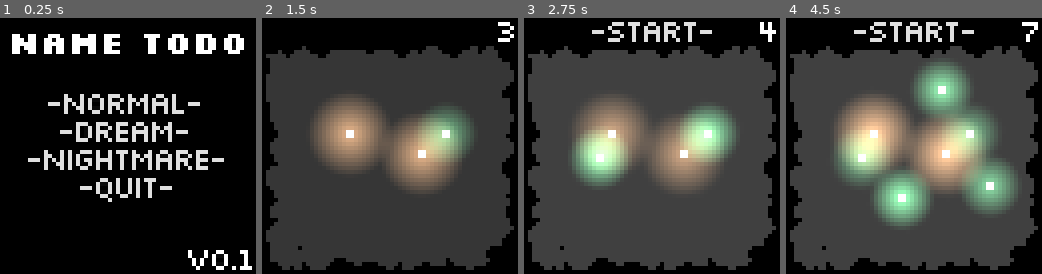
Above: before the commit, frames 1-4 (left to right).
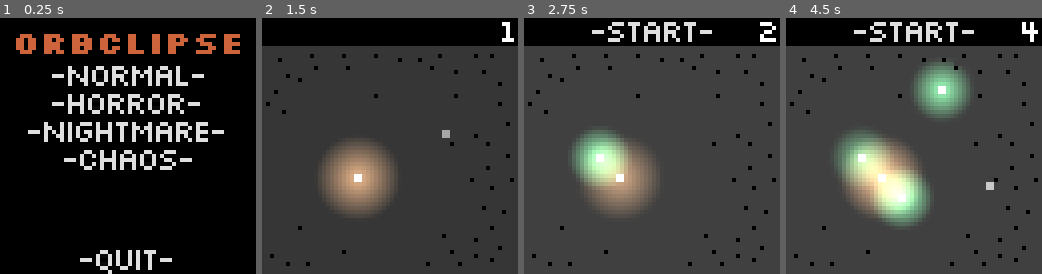
Above: after the commit, the same moments.

Repository: IceTyp/Voidvasion
Game: Godot game, scene res://src/user_interface/main_menu.tscn
The game is run twice, just before and just after one commit, with the same random seed, the same clock (stepped at 60 frames per second) and the same inputs.
Inputs (mouse positions are in pixels of both pictures, inside the frame that each line leads up to):
- Up to frame 1 (0.25 s): no input
- Up to frame 2 (1.5 s): click (390, 158) at 0.5 s, where only the run after the commit has a clickable "-Chaos-"; move the mouse to (446, 133) at 1.27 s; click (446, 133) at 1.42 s
- Up to frame 3 (2.75 s): move the mouse to (600, 158) at 2.02 s; click (600, 158) at 2.17 s
- Up to frame 4 (4.5 s): move the mouse to (939, 89) at 2.77 s; click (939, 89) at 2.92 s; tap Enter at 3.5 s; move the mouse to (901, 197) at 3.52 s; click (901, 197) at 3.67 s; tap Space at 4.25 s; move the mouse to (990, 184) at 4.27 s; click (990, 184) at 4.42 s

The runs differ from the first frame. In frame 1, 15% of the frame differs, in the area x 4-99%, y 6-100%; in frame 2, 32%; in frame 3, 31%; in frame 4, 36%, in the area x 0-100%, y 1-100%.

Commit message:
improve menus

Diff:
--- a/godot/src/user_interface/game_end_screen.gd
+++ b/godot/src/user_interface/game_end_screen.gd
@@ -13,8 +13,8 @@
 
 var result := "No message...": set = update_result
 
-@onready var rich_text_label: RichTextLabel = $RichTextLabel
-@onready var button_new_game: Button = $VBoxContainer/ButtonNewGame
+@onready var rich_text_label: RichTextLabel = %RichTextLabel
+@onready var button_new_game: Button = %ButtonNewGame
 @onready var mouse_blocker: ColorRect = $MouseBlocker
 
 
--- a/godot/src/user_interface/game_end_screen.tscn
+++ b/godot/src/user_interface/game_end_screen.tscn
@@ -26,16 +26,17 @@
 grow_vertical = 2
 color = Color(0, 0, 0, 1)
 
-[node name="RichTextLabel" type="RichTextLabel" parent="."]
+[node name="VBoxContainer2" type="VBoxContainer" parent="."]
 layout_mode = 1
-anchors_preset = 5
-anchor_left = 0.5
-anchor_right = 0.5
-offset_left = -18.0
-offset_right = 18.0
-offset_bottom = 7.0
+anchors_preset = 15
+anchor_right = 1.0
+anchor_bottom = 1.0
 grow_horizontal = 2
-size_flags_vertical = 3
+grow_vertical = 2
+
+[node name="RichTextLabel" type="RichTextLabel" parent="VBoxContainer2"]
+unique_name_in_owner = true
+layout_mode = 2
 bbcode_enabled = true
 text = "[center][color=#ce643b][ghost freq=5, span=3]Angel Of Light[/ghost][/color][/center]
 Orbs: 5"
@@ -44,27 +45,24 @@
 autowrap_mode = 0
 custom_effects = [ExtResource("3_kh0n8")]
 
-[node name="VBoxContainer" type="VBoxContainer" parent="."]
-layout_mode = 1
-anchors_preset = 15
-anchor_right = 1.0
-anchor_bottom = 1.0
-offset_bottom = -8.0
-grow_horizontal = 2
-grow_vertical = 2
-alignment = 2
+[node name="VBoxContainer" type="VBoxContainer" parent="VBoxContainer2"]
+layout_mode = 2
+size_flags_vertical = 3
+alignment = 1
 
-[node name="ButtonNewGame" type="Button" parent="VBoxContainer"]
-layout_mode = 2
-text = "Try Again"
-
-[node name="ButtonCopy" type="Button" parent="VBoxContainer"]
+[node name="ButtonCopy" type="Button" parent="VBoxContainer2/VBoxContainer"]
+unique_name_in_owner = true
 layout_mode = 2
 size_flags_vertical = 8
 text = "Copy"
 
-[node name="ButtonQuit" parent="." instance=ExtResource("4_gjsl7")]
-layout_mode = 1
+[node name="ButtonNewGame" type="Button" parent="VBoxContainer2/VBoxContainer"]
+unique_name_in_owner = true
+layout_mode = 2
+text = "Try Again"
+
+[node name="ButtonQuit" parent="VBoxContainer2" instance=ExtResource("4_gjsl7")]
+layout_mode = 2
 
 [node name="MouseBlocker" type="ColorRect" parent="."]
 visible = false
@@ -76,5 +74,5 @@
 grow_vertical = 2
 color = Color(1, 1, 1, 0)
 
-[connection signal="pressed" from="VBoxContainer/ButtonNewGame" to="." method="_on_button_new_game_pressed"]
-[connection signal="pressed" from="VBoxContainer/ButtonCopy" to="." method="_on_button_copy_pressed"]
+[connection signal="pressed" from="VBoxContainer2/VBoxContainer/ButtonCopy" to="." method="_on_button_copy_pressed"]
+[connection signal="pressed" from="VBoxContainer2/VBoxContainer/ButtonNewGame" to="." method="_on_button_new_game_pressed"]
--- a/godot/src/user_interface/main_menu.tscn
+++ b/godot/src/user_interface/main_menu.tscn
@@ -26,14 +26,6 @@
 grow_vertical = 2
 color = Color(0, 0, 0, 1)
 
-[node name="Label" type="Label" parent="."]
-layout_mode = 2
-offset_right = 64.0
-offset_bottom = 10.0
-theme_override_fonts/font = ExtResource("2_xq8rd")
-text = "Name TODO"
-horizontal_alignment = 1
-
 [node name="VBoxContainer" type="VBoxContainer" parent="."]
 layout_mode = 1
 anchors_preset = 15
@@ -43,10 +35,18 @@
 grow_vertical = 2
 alignment = 1
 
+[node name="Heading" type="Label" parent="VBoxContainer"]
+layout_mode = 2
+theme_type_variation = &"Header"
+theme_override_colors/font_color = Color(0.807843, 0.392157, 0.231373, 1)
+theme_override_fonts/font = ExtResource("2_xq8rd")
+text = "Orbclipse"
+horizontal_alignment = 1
+
 [node name="DifficultiesContainer" type="VBoxContainer" parent="VBoxContainer"]
 unique_name_in_owner = true
 layout_mode = 2
-size_flags_horizontal = 4
+size_flags_vertical = 3
 
 [node name="ButtonDifficulty0" type="Button" parent="VBoxContainer/DifficultiesContainer"]
 layout_mode = 2
@@ -54,28 +54,29 @@
 
 [node name="ButtonDifficulty1" type="Button" parent="VBoxContainer/DifficultiesContainer"]
 layout_mode = 2
-text = "Dream"
+text = "Horror"
 
 [node name="ButtonDifficulty2" type="Button" parent="VBoxContainer/DifficultiesContainer"]
 layout_mode = 2
 text = "Nightmare"
 
+[node name="ButtonDifficulty3" type="Button" parent="VBoxContainer/DifficultiesContainer"]
+layout_mode = 2
+text = "Chaos"
+
 [node name="ButtonQuit" parent="VBoxContainer" instance=ExtResource("4_x1yb3")]
 layout_mode = 2
 
 [node name="LabelVersion" type="Label" parent="."]
+visible = false
 layout_mode = 1
-anchors_preset = 3
-anchor_left = 1.0
+anchors_preset = 2
 anchor_top = 1.0
-anchor_right = 1.0
 anchor_bottom = 1.0
-offset_left = -40.0
-offset_top = -40.0
-grow_horizontal = 0
+offset_top = -10.0
+offset_right = 64.0
 grow_vertical = 0
 text = "v0.1"
-horizontal_alignment = 2
 vertical_alignment = 2
 script = ExtResource("5_vxa2a")
 
